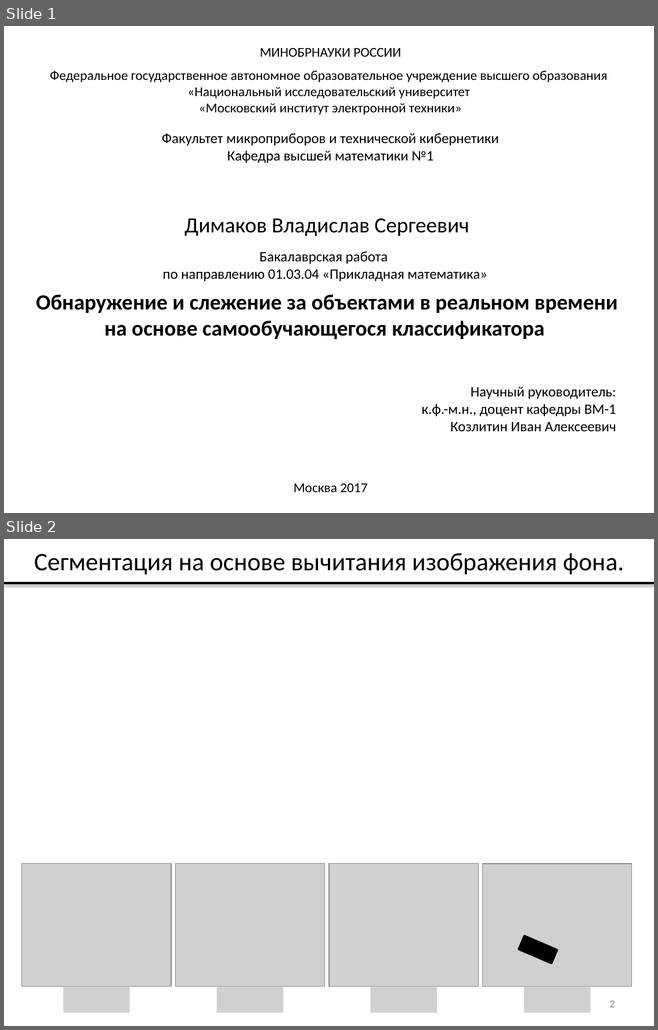
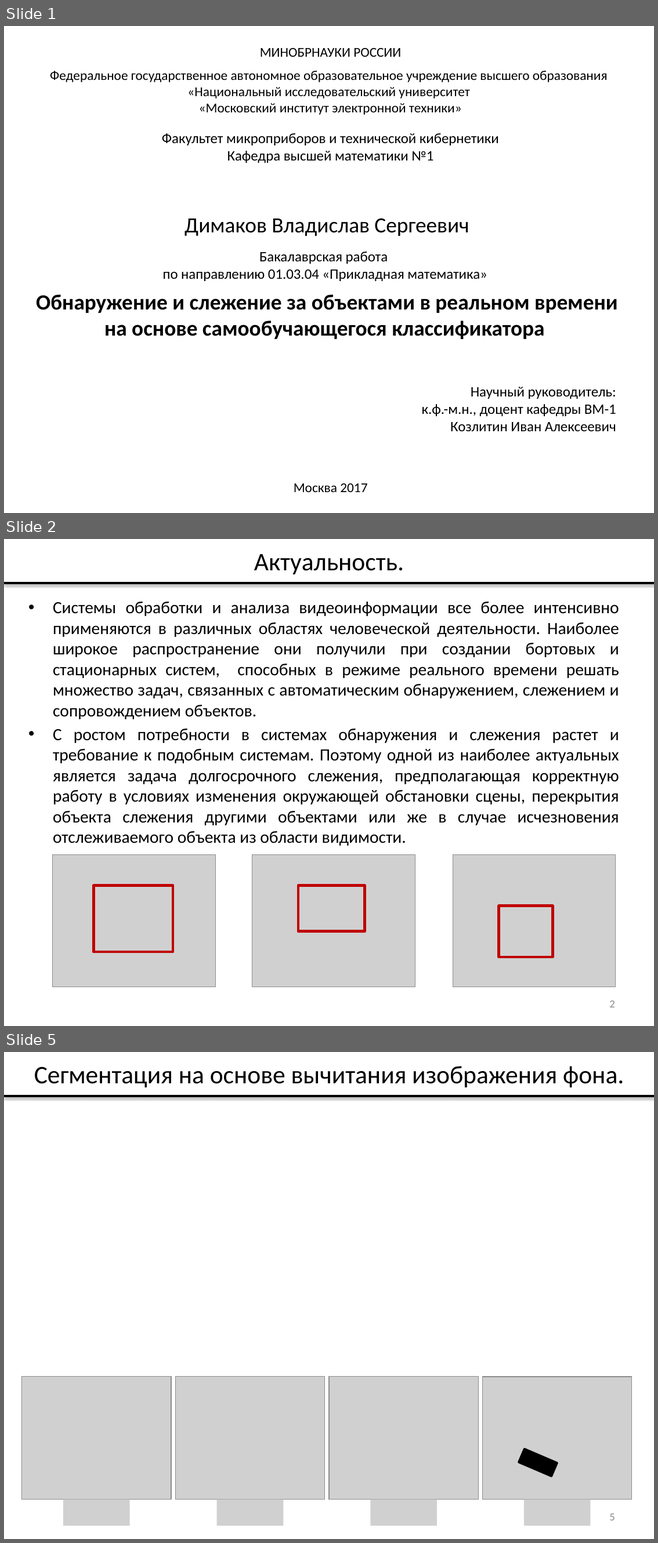
Before and after one commit to vladdimakov/cv2, a slide deck: ВКР/Презентация_Димаков_В.С._МП-40.pptx. Shown one above the other, each under a label of ours: slides 1 and 2 before the commit, slides 1, 2 and 5 after it; the slides between them are not shown. The pictures are 658x1030 and 658x1543 pixels, drawn with LibreOffice and Linux fonts; fonts in the diff are those of the drawing; grey boxes stand for pictures. Boxes give left, top, right and bottom in pixels: in the first picture for what was removed or moved away, otherwise in the second. Text is boxed around its words. In the diff, an @@ line names an element or a change of style, - is before the commit and + after.

```diff
--- a/ВКР/Презентация_Димаков_В.С._МП-40.pptx
+++ b/ВКР/Презентация_Димаков_В.С._МП-40.pptx
@@ slide 2 added at <box>4,539,654,1026</box>, background #FFFFFF @@
@@ title added at <box>254,554,404,574</box>, 28 pt, text #000000 @@
+Актуальность.
@@ line added from (4, 583) to (654, 583), #000000 2 pt @@
@@ text added at <box>53,602,619,846</box>, 19 pt, text #000000 @@
+• Системы обработки и анализа видеоинформации все более интенсивно применяются в различных областях человеческой деятельности. Наиболее широкое распространение они получили при создании бортовых и стационарных систем, способных в режиме реального времени решать множество задач, связанных с автоматическим обнаружением, слежением и сопровождением объектов.
+• С ростом потребности в системах обнаружения и слежения растет и требование к подобным системам. Поэтому одной из наиболее актуальных является задача долгосрочного слежения, предполагающая корректную работу в условиях изменения окружающей обстановки сцены, перекрытия объекта слежения другими объектами или же в случае исчезновения отслеживаемого объекта из области видимости.
@@ group added at <box>53,855,615,987</box>: 3 pictures, 3 rectangles @@
@@ page number added at <box>609,1001,614,1008</box>, 12 pt, text #898989 @@
+2
@@ what was slide 2 is now slide 5 @@
@@ page number at <box>609,1514,614,1521</box>: text changed @@
-2
+5
```
Also in this commit, not shown: 2 slides changed, 8 other slides added, 1 slide removed.
